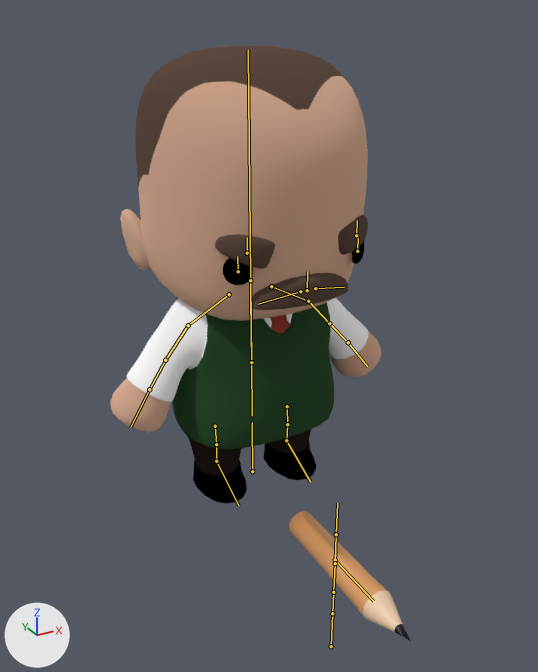
A saved change to the Blender file Art/GJ2025_Rigs.blend.
Both versions are drawn from a camera (50 mm lens) standing at (-2.53, -4.9, 3.71) and looking at (-0.06, -0.4, 1.46). The axes (+X, +Y, +Z) are drawn at lower left. The lights are the same throughout. The bones that bend it are drawn over the model as lines.

The first picture shows 'Body_Teacher', 'Pencil_GEO'.
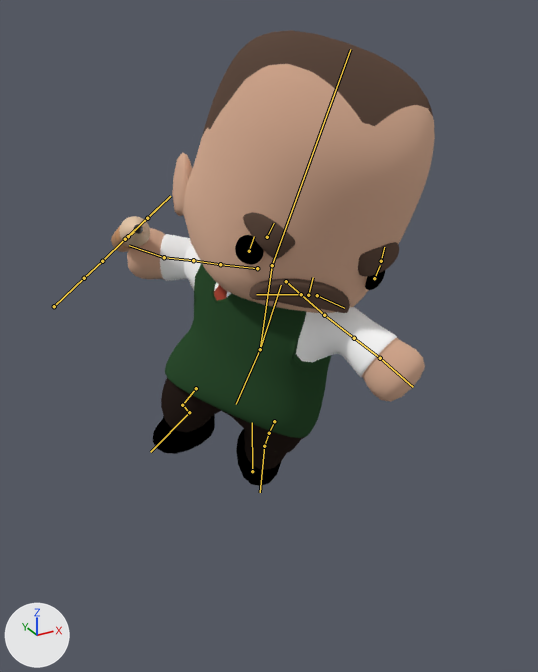
The newer file adds an action. The first version stands in its rest pose; the second is drawn at frame 21 of the action 'Teacher_MenuPose'.

The edits, one by one:
Bone 'Torso' (bone_torso) moves from (0.0, 0.0, 0.0) to (0.074, 0.105, 0.015).
Bone 'Torso' (bone_torso) turns from (0, 0, 0) to (-7, -43, -25) degrees about its own x, y and z.
Bone 'Pelvis' (bone_pelvis) turns from (0, 0, 0) to (4, -8, 6) degrees about its own x, y and z.
Bone 'Left_Hip' (bone_left_hip) moves from (0.0, 0.0, 0.0) to (0.009, 0.001, -0.015).
Bone 'Left_Hip' (bone_left_hip) turns from (0, 0, 0) to (49, -29, -30) degrees about its own x, y and z.
Bone 'Left_Knee' (bone_left_knee) turns from (0, 0, 0) to (-15, 0, 0) degrees about its own x, y and z.
Bone 'Left_Foot' (bone_left_foot) turns from (0, 0, 0) to (44, 6, 11) degrees about its own x, y and z.
Bone 'Right_Hip' (bone_right_hip) moves from (0.0, 0.0, 0.0) to (-0.003, -0.008, -0.118).
Bone 'Right_Hip' (bone_right_hip) turns from (0, 0, 0) to (-21, 27, 6) degrees about its own x, y and z.
Bone 'Right_Knee' (bone_right_knee) turns from (0, 0, 0) to (83, 0, 0) degrees about its own x, y and z.
Bone 'Right_Foot' (bone_right_foot) turns from (0, 0, 0) to (-24, 5, 3) degrees about its own x, y and z.
Bone 'Chest' (bone_chest) turns from (0, 0, 0) to (15, -41, 7) degrees about its own x, y and z.
Bone 'Left_Collar' (bone_left_collar) moves from (0.0, 0.0, 0.0) to (-0.004, -0.002, -0.004).
Bone 'Left_Collar' (bone_left_collar) turns from (0, 0, 0) to (-22, -18, 6) degrees about its own x, y and z.
Bone 'Left_Shoulder' (bone_left_shoulder) turns from (0, 0, 0) to (13, -5, 27) degrees about its own x, y and z.
Bone 'Left_Elbow' (bone_left_elbow) turns from (0, 0, 0) to (-13, 0, 0) degrees about its own x, y and z.
Bone 'Left_Wrist' (bone_left_wrist) turns from (0, 0, 0) to (2, -17, 0) degrees about its own x, y and z.
Bone 'Head' (bone_head) turns from (0, 0, 0) to (-3, 68, -14) degrees about its own x, y and z.
Bone 'Left_Brow' (bone_left_brow) moves from (0.0, 0.0, 0.0) to (0.014, 0.022, 0.005).
Bone 'Left_Brow' (bone_left_brow) turns from (0, 0, 0) to (-4, -1, 9) degrees about its own x, y and z.
Bone 'Right_Brow' (bone_right_brow) moves from (0.0, 0.0, 0.0) to (0.022, 0.008, -0.005).
Bone 'Right_Brow' (bone_right_brow) turns from (0, 0, 0) to (-2, 0, -8) degrees about its own x, y and z.
Bone 'Mustache' (bone_mustache) turns from (0, 0, 0) to (0, 1, 7) degrees about its own x, y and z.
Bone 'Left_Mustache' (bone_left_mustache) turns from (0, 0, 0) to (-1, 6, -13) degrees about its own x, y and z.
Bone 'Right_Collar' (bone_right_collar) moves from (0.0, 0.0, 0.0) to (0.004, -0.002, -0.004).
Bone 'Right_Collar' (bone_right_collar) turns from (0, 0, 0) to (10, -11, -20) degrees about its own x, y and z.
Bone 'Right_Shoulder' (bone_right_shoulder) turns from (0, 0, 0) to (-2, 11, -22) degrees about its own x, y and z.
Bone 'Right_Elbow' (bone_right_elbow) turns from (0, 0, 0) to (33, 0, 0) degrees about its own x, y and z.
Bone 'Right_Wrist' (bone_right_wrist) turns from (0, 0, 0) to (0, 26, -17) degrees about its own x, y and z.
Bone 'Weapon' (bone_weapon) moves from (0.0, 0.0, 0.0) to (-1.119, 0.832, -1.085).
Bone 'Weapon' (bone_weapon) turns from (0, 0, 0) to (8, 28, 31) degrees about its own x, y and z.

Boxes (x1, y1, x2, y2) around the edits, measured in the pictures (538 x 672 px):
'Body_Teacher', posed (14% wider)
    before: (110, 45, 381, 504)
    after: (127, 30, 435, 486)
'Pencil_GEO', posed (67% narrower, 72% shorter)
    before: (289, 511, 411, 641)
    after: (111, 216, 150, 252)
bone 'Torso', root to tip
    before: (251, 362) to (250, 299)
    after: (260, 349) to (281, 285)
bone 'Pelvis', root to tip
    before: (251, 362) to (252, 415)
    after: (260, 349) to (236, 404)
bone 'Left_Hip', root to tip
    before: (287, 406) to (287, 424)
    after: (274, 421) to (269, 433)
bone 'Left_Knee', root to tip
    before: (287, 424) to (286, 440)
    after: (269, 433) to (264, 446)
bone 'Left_Foot', root to tip
    before: (286, 440) to (310, 482)
    after: (264, 446) to (260, 492)
bone 'Right_Hip', root to tip
    before: (215, 426) to (216, 444)
    after: (196, 388) to (182, 405)
bone 'Right_Knee', root to tip
    before: (216, 444) to (216, 461)
    after: (182, 405) to (189, 412)
bone 'Right_Foot', root to tip
    before: (216, 461) to (238, 505)
    after: (189, 412) to (150, 452)
bone 'Chest', root to tip
    before: (251, 362) to (250, 280)
    after: (260, 349) to (272, 265)
bone 'Left_Collar', root to tip
    before: (271, 286) to (308, 301)
    after: (286, 281) to (324, 315)
bone 'Left_Shoulder', root to tip
    before: (308, 301) to (329, 323)
    after: (324, 315) to (354, 338)
bone 'Left_Elbow', root to tip
    before: (329, 323) to (348, 342)
    after: (354, 338) to (380, 358)
bone 'Left_Wrist', root to tip
    before: (348, 342) to (367, 366)
    after: (380, 358) to (413, 387)
bone 'Head', root to tip
    before: (250, 280) to (248, 50)
    after: (272, 265) to (350, 49)
bone 'Left_Brow', root to tip
    before: (356, 235) to (357, 220)
    after: (381, 261) to (384, 247)
bone 'Right_Brow', root to tip
    before: (247, 253) to (247, 237)
    after: (267, 237) to (274, 223)
bone 'Mustache', root to tip
    before: (307, 290) to (307, 271)
    after: (308, 295) to (313, 277)
bone 'Left_Mustache', root to tip
    before: (315, 288) to (344, 287)
    after: (317, 295) to (344, 308)
bone 'Right_Collar', root to tip
    before: (229, 294) to (188, 325)
    after: (257, 268) to (220, 264)
bone 'Right_Shoulder', root to tip
    before: (188, 325) to (165, 360)
    after: (220, 264) to (193, 260)
bone 'Right_Elbow', root to tip
    before: (165, 360) to (149, 389)
    after: (193, 260) to (164, 257)
bone 'Right_Wrist', root to tip
    before: (149, 389) to (130, 427)
    after: (164, 257) to (129, 245)
bone 'Weapon', root to tip
    before: (335, 560) to (337, 512)
    after: (128, 236) to (164, 202)
